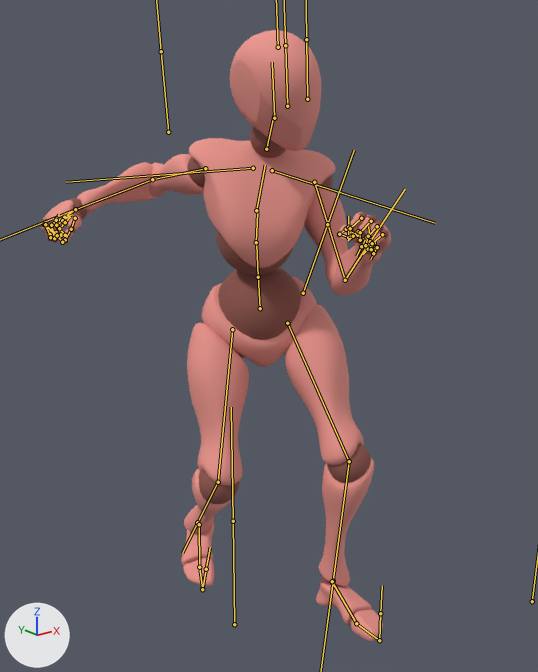
One commit to the FBX model Assets/Animations/punch.fbx: the scene before it, then after it.
Rendered twice from a 50 mm lens placed at (-1.284, -1.556, 1.475), pointed at (-0.119, -0.101, 0.892). Lighting does not change. The marker at lower left points along +X, +Y and +Z. Both versions are drawn at frame 1 of the action 'Armature|Armature|mixamo.com|Layer0'; the numbers are the values there. The bones that bend it are drawn over the model as lines.

In view in the first picture: 'Beta_Joints', 'Beta_Surface'.
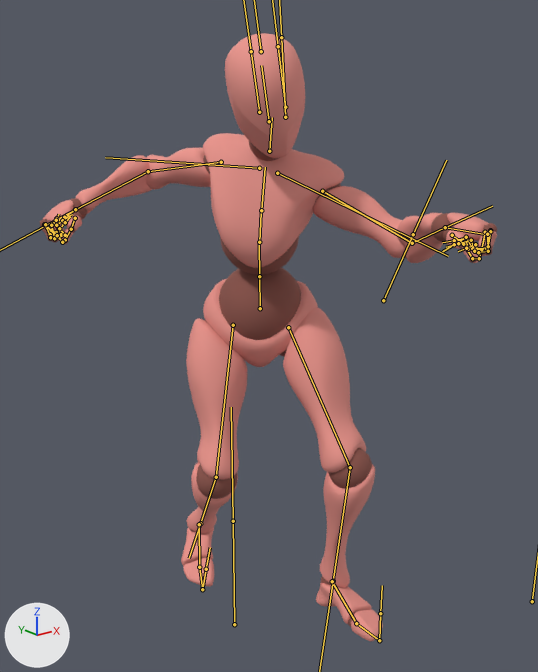
Location of each change, (x1, y1, x2, y2) in pixels of the pictures (538 x 672 px):
'Beta_Surface', posed (30% wider): before (41, 30, 391, 641); after (41, 33, 497, 641)
'Beta_Joints', posed (31% wider): before (40, 126, 389, 627); after (40, 141, 497, 627)
bone 'mixamorig:Hips', root to tip: before (260, 308) to (258, 275); after (260, 308) to (259, 275)
bone 'mixamorig:Spine2', root to tip: before (256, 210) to (265, 165); after (261, 210) to (265, 167)
bone 'mixamorig:LeftArm', root to tip: before (314, 182) to (345, 280); after (322, 191) to (412, 243)
bone 'mixamorig:LeftForeArm', root to tip: before (345, 280) to (370, 241); after (412, 243) to (445, 227)
bone 'mixamorig:RightArm', root to tip: before (205, 168) to (152, 179); after (221, 162) to (148, 171)
bone 'mixamorig:RightForeArm', root to tip: before (152, 179) to (75, 209); after (148, 171) to (75, 209)
bone 'mixamorig:LeftUpLeg', root to tip: before (287, 323) to (349, 461); after (288, 327) to (350, 467)
bone 'mixamorig:LeftLeg', root to tip: before (349, 461) to (333, 581); after (350, 467) to (333, 581)
bone 'mixamorig:RightUpLeg', root to tip: before (232, 329) to (218, 482); after (233, 325) to (216, 477)
bone 'mixamorig:RightLeg', root to tip: before (218, 482) to (197, 522); after (216, 477) to (200, 523)
bone 'mixamorig:LeftHand', root to tip: before (370, 241) to (368, 226); after (445, 227) to (483, 234)

What the commit changed:
Bone 'mixamorig:Hips' (bone_mixamorig_hips) turns from (10, -31, 5) to (13, -44, -1) degrees about its own x, y and z.
Bone 'mixamorig:Spine2' (bone_mixamorig_spine2) turns from (1, -4, -7) to (5, -17, -3) degrees about its own x, y and z.
Bone 'mixamorig:LeftArm' (bone_mixamorig_leftarm) turns from (30, -37, -75) to (16, -36, -10) degrees about its own x, y and z.
Bone 'mixamorig:LeftForeArm' (bone_mixamorig_leftforearm) turns from (110, 25, 7) to (68, 4, 17) degrees about its own x, y and z.
Bone 'mixamorig:RightArm' (bone_mixamorig_rightarm) turns from (-62, 34, -14) to (-8, 17, 12) degrees about its own x, y and z.
Bone 'mixamorig:RightForeArm' (bone_mixamorig_rightforearm) turns from (90, -34, 13) to (80, -13, 18) degrees about its own x, y and z.
Bone 'mixamorig:LeftUpLeg' (bone_mixamorig_leftupleg) turns from (-49, -5, -16) to (-43, -9, -28) degrees about its own x, y and z.
Bone 'mixamorig:LeftLeg' (bone_mixamorig_leftleg) turns from (41, -8, 23) to (38, -11, 33) degrees about its own x, y and z.
Bone 'mixamorig:RightUpLeg' (bone_mixamorig_rightupleg) turns from (-36, 7, 10) to (-38, 3, 1) degrees about its own x, y and z.
Bone 'mixamorig:RightLeg' (bone_mixamorig_rightleg) turns from (63, -3, 5) to (59, -8, 15) degrees about its own x, y and z.
Bone 'mixamorig:LeftHand' (bone_mixamorig_lefthand) moves from (34.8, -66.9, 37.4) to (28.6, -69.0, 60.4).
Bone 'mixamorig:LeftHand' (bone_mixamorig_lefthand) turns from (148, 8, -41) to (70, 0, -8) degrees about its own x, y and z.
